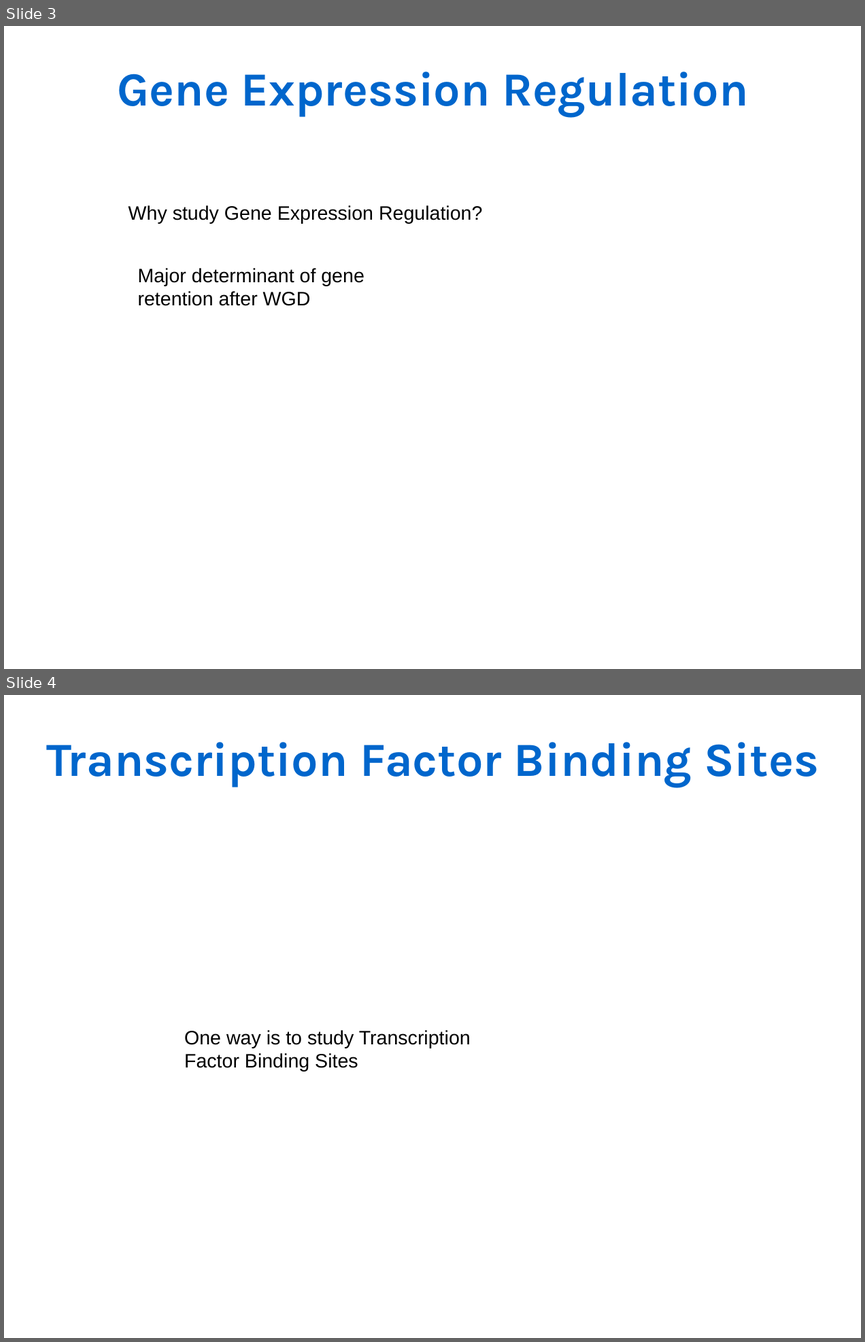
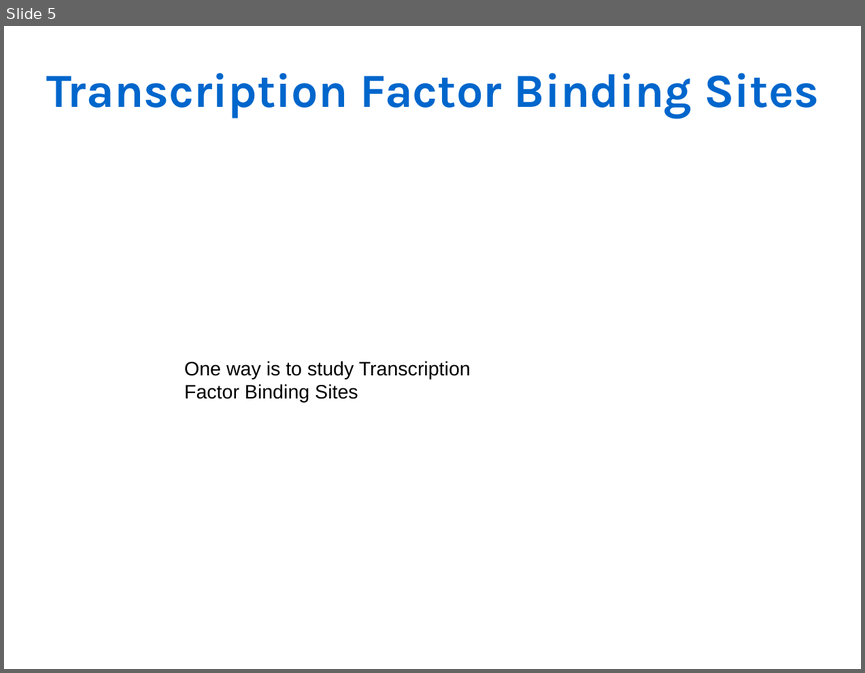
Before and after one commit to Rekyt/lynchlabpresentation2014, a slide deck: LabMeetingPresentation.odp. Shown one above the other, each under a label of ours: slides 3 and 4 before the commit, slide 5 after it. The pictures are 865x1342 and 865x673 pixels, drawn with LibreOffice and Linux fonts; fonts in the diff are those of the drawing. Boxes give left, top, right and bottom in pixels: in the first picture for what was removed or moved away, otherwise in the second. Text is boxed around its words. In the diff, an @@ line names an element or a change of style, - is before the commit and + after.

```diff
--- a/LabMeetingPresentation.odp
+++ b/LabMeetingPresentation.odp
@@ slide 3 removed at (4,26,861,669), background #FFFFFF @@
@@ text removed at (117,72,749,117) @@
-Gene Expression Regulation
@@ text removed at (128,206,482,224) @@
-Why study Gene Expression Regulation?
@@ text removed at (138,268,364,306) @@
-Major determinant of gene retention after WGD
@@ what was slide 4 is now slide 5 @@
```
Also in this commit, not shown: 3 slides changed, 2 slides added, 1 other slide removed.
